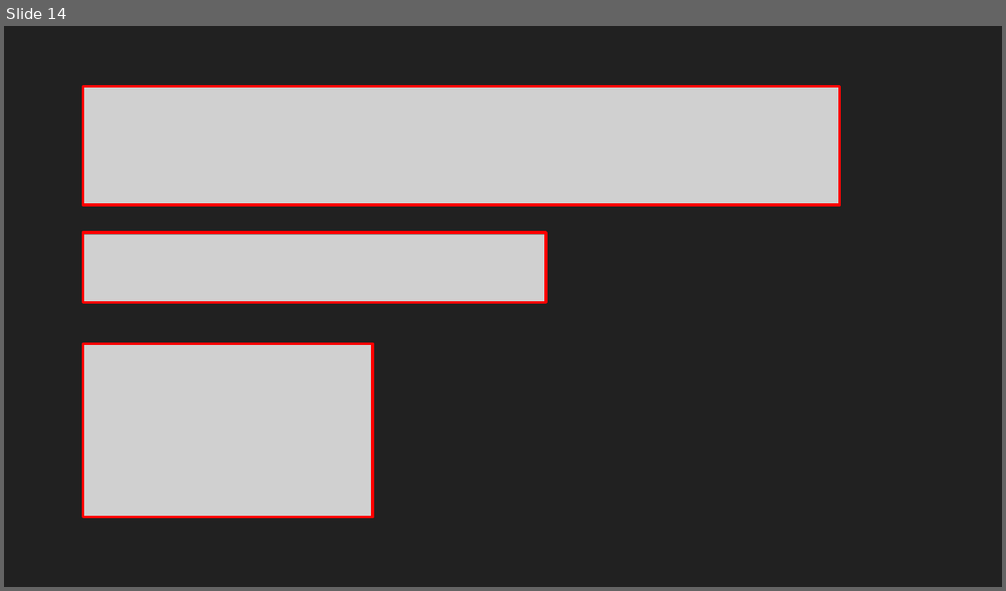
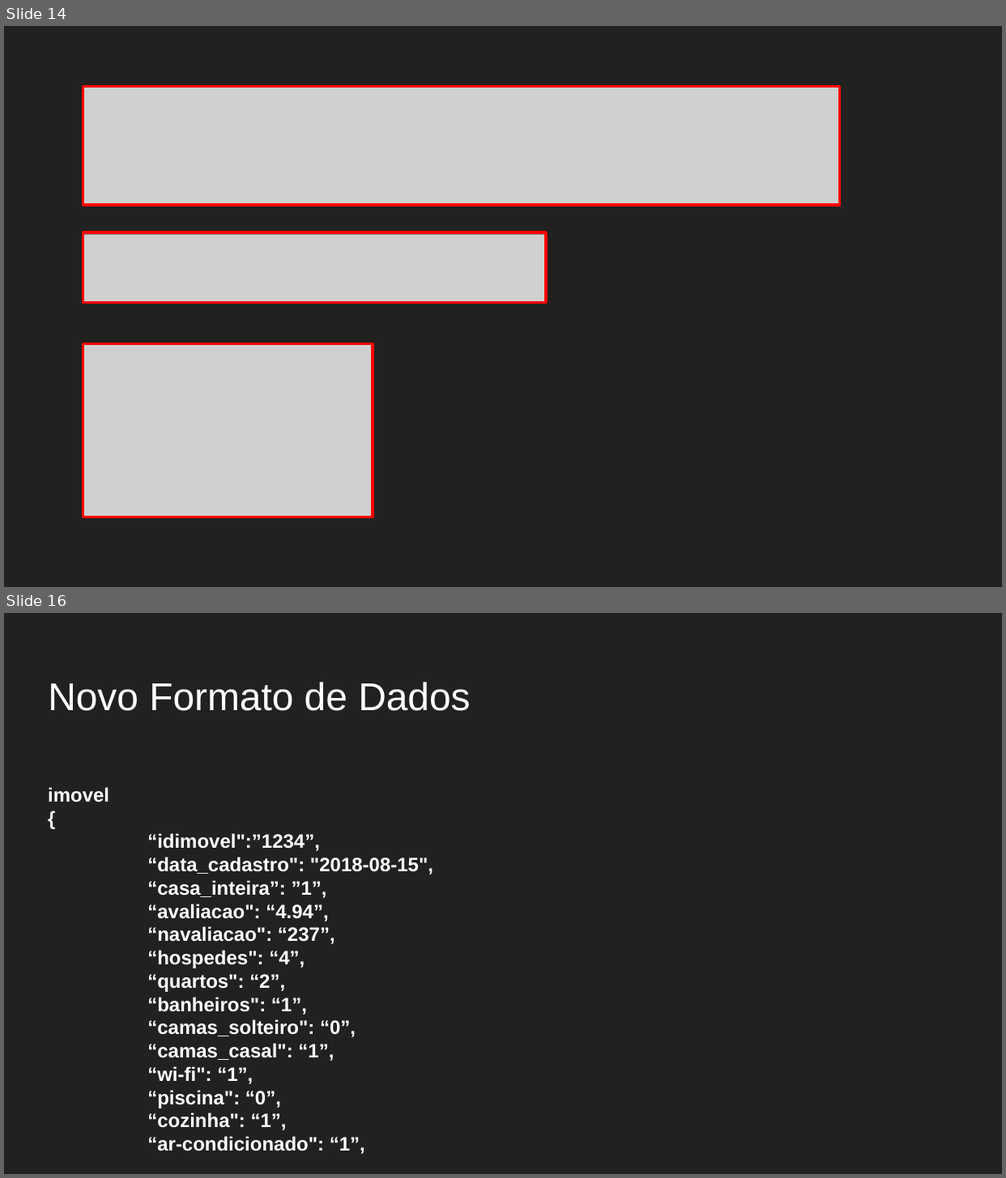
Before and after one commit to arturjacques/DataScience, a slide deck: Apresentação.pptx. Shown one above the other, each under a label of ours: slide 14 before the commit, slides 14 and 16 after it; the slides between them are not shown. The pictures are 1006x591 and 1006x1178 pixels, drawn with LibreOffice and Linux fonts; fonts in the diff are those of the drawing; grey boxes stand for pictures. Boxes give left, top, right and bottom in pixels: in the first picture for what was removed or moved away, otherwise in the second. Text is boxed around its words. In the diff, an @@ line names an element or a change of style, - is before the commit and + after.

```diff
--- a/Apresentação.pptx
+++ b/Apresentação.pptx
@@ slide 16 added at [4,613,1002,1174], background #212121 @@
@@ title added at [48,682,470,711], 28 pt, text #FFFFFF @@
+Novo Formato de Dados
@@ text added at [48,787,433,1154], 14 pt, text #FFFFFF, bold @@
+imovel
+{
+“idimovel":”1234”,
+“data_cadastro": "2018-08-15",
+“casa_inteira”: ”1”,
+“avaliacao": “4.94”,
+“navaliacao": “237”,
+“hospedes": “4”,
+“quartos": “2”,
+“banheiros": “1”,
+“camas_solteiro": “0”,
+“camas_casal": “1”,
+“wi-fi": “1”,
+“piscina": “0”,
+“cozinha": “1”,
+“ar-condicionado": “1”,
```
Also in this commit, not shown: 1 slide changed, 4 other slides added.
